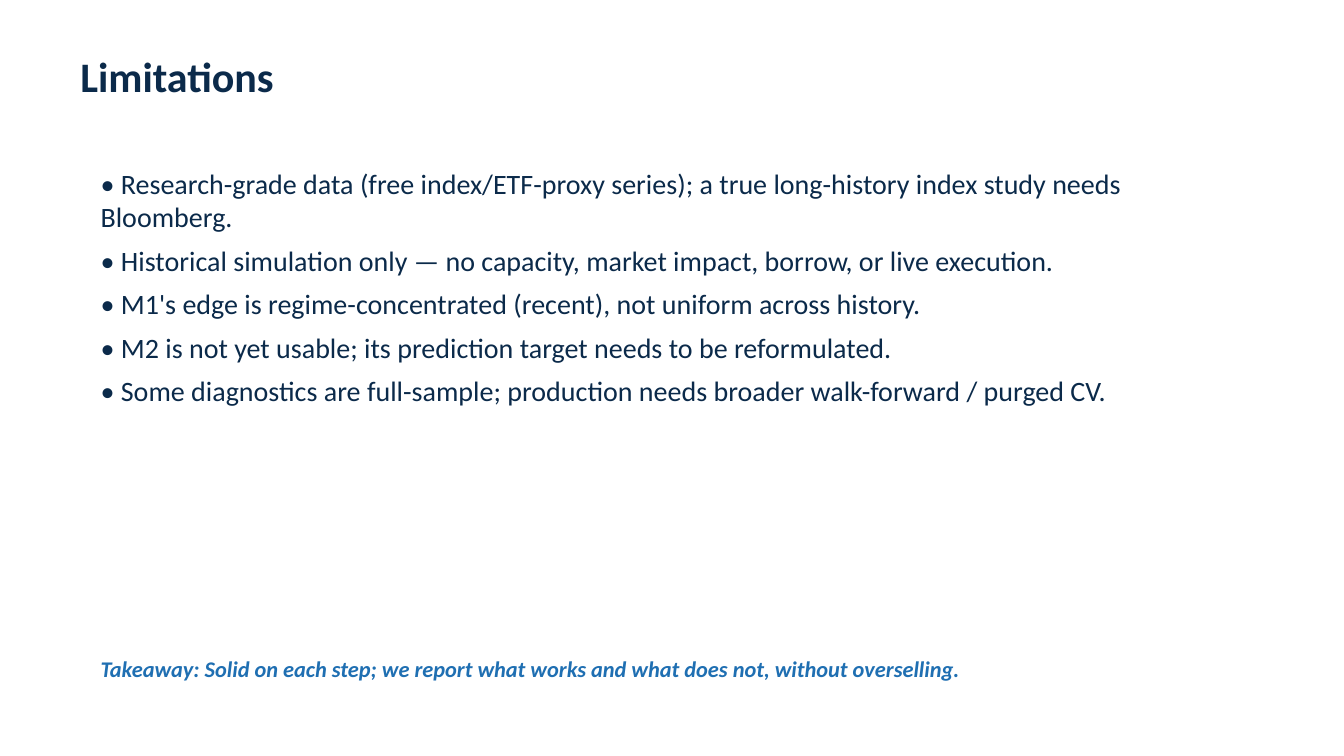
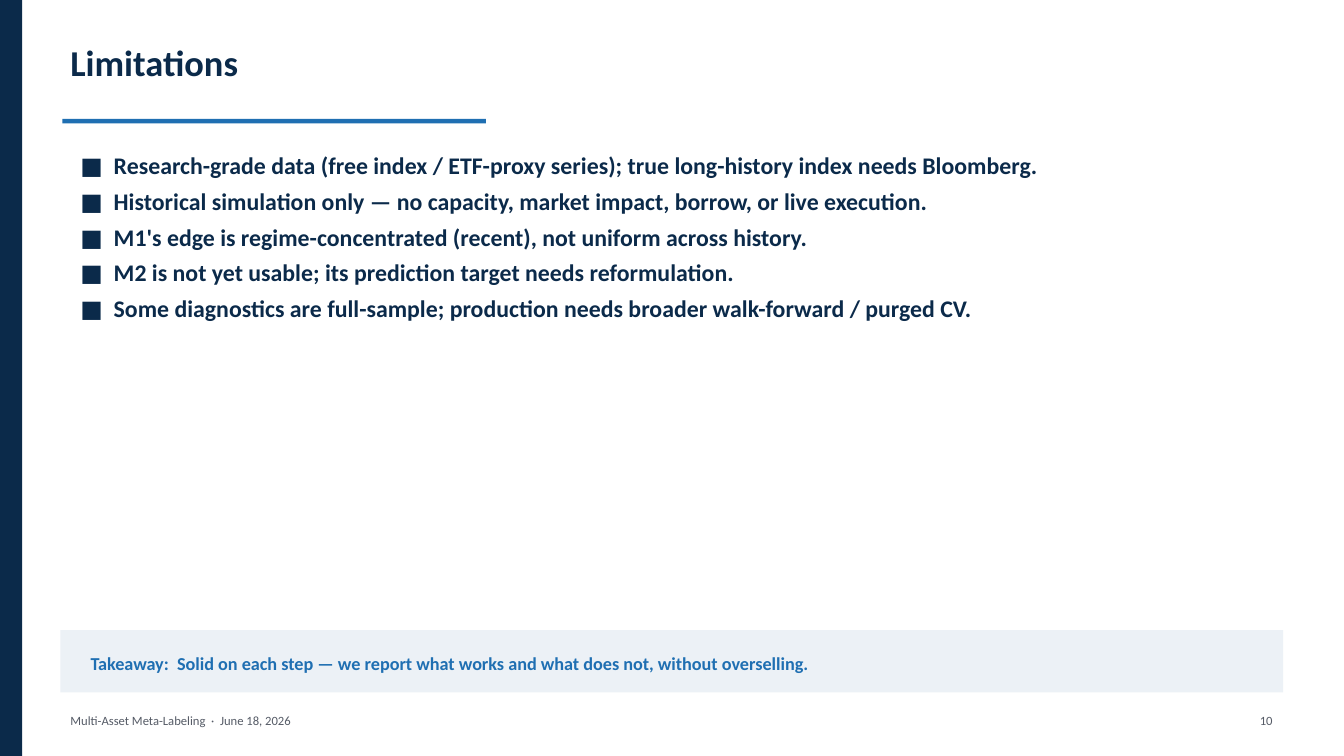
Before and after one commit to elakumuk/SSGA-Summer2026, a slide deck: slide 11 of reports/Meta_Labeling_Deck.pptx. Drawn at 1344x756 pixels with LibreOffice and Linux fonts; fonts in the diff are those of the drawing. Boxes give left, top, right and bottom in pixels: in the first picture for what was removed or moved away, otherwise in the second. Text is boxed around its words. In the diff, an @@ line names an element or a change of style, - is before the commit and + after.

```diff
--- a/reports/Meta_Labeling_Deck.pptx
+++ b/reports/Meta_Labeling_Deck.pptx
@@ rectangle added at box(0, 0, 22, 756), fill #0B2A4A @@
@@ text "Limitations": place and size @@
-text "Limitations" at box(80, 62, 273, 93)
+text "Limitations" at box(70, 50, 238, 77)
@@ text "Limitations" at box(70, 50, 238, 77): size 30 to 26 pt @@
@@ rectangle added at box(63, 119, 486, 123), fill #1F6FB2 @@
@@ text at box(114, 156, 1037, 321): text changed; size 20 to 17 pt; bold on @@
-• Research-grade data (free index/ETF-proxy series); a true long-history index study needs Bloomberg.
-• Historical simulation only — no capacity, market impact, borrow, or live execution.
-• M1's edge is regime-concentrated (recent), not uniform across history.
-• M2 is not yet usable; its prediction target needs to be reformulated.
-• Some diagnostics are full-sample; production needs broader walk-forward / purged CV.
+■ Research-grade data (free index / ETF-proxy series); true long-history index needs Bloomberg.
+■ Historical simulation only — no capacity, market impact, borrow, or live execution.
+■ M1's edge is regime-concentrated (recent), not uniform across history.
+■ M2 is not yet usable; its prediction target needs reformulation.
+■ Some diagnostics are full-sample; production needs broader walk-forward / purged CV.
@@ rectangle added at box(60, 630, 1284, 693), fill #ECF1F6 @@
@@ text "Takeaway: Solid on each step ..." at box(91, 657, 808, 673): vertical alignment top to middle @@
@@ text at box(91, 657, 808, 673): text changed; size 16 to 13 pt; italic off @@
-Takeaway: Solid on each step; we report what works and what does not, without overselling.
+Takeaway: Solid on each step — we report what works and what does not, without overselling.
@@ text added at box(70, 716, 291, 727), 9 pt, text #555B66 @@
+Multi-Asset Meta-Labeling · June 18, 2026
@@ text added at box(1260, 717, 1273, 725), 9 pt, text #555B66 @@
+10
```
Also in this commit, not shown: 11 other slides changed, 1 other file.
